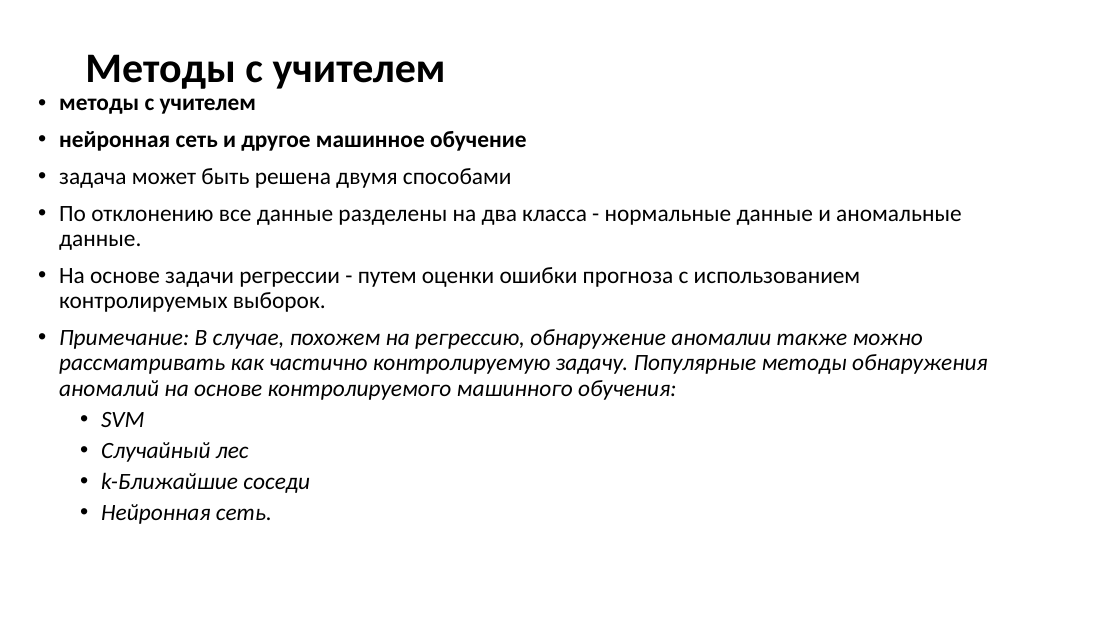
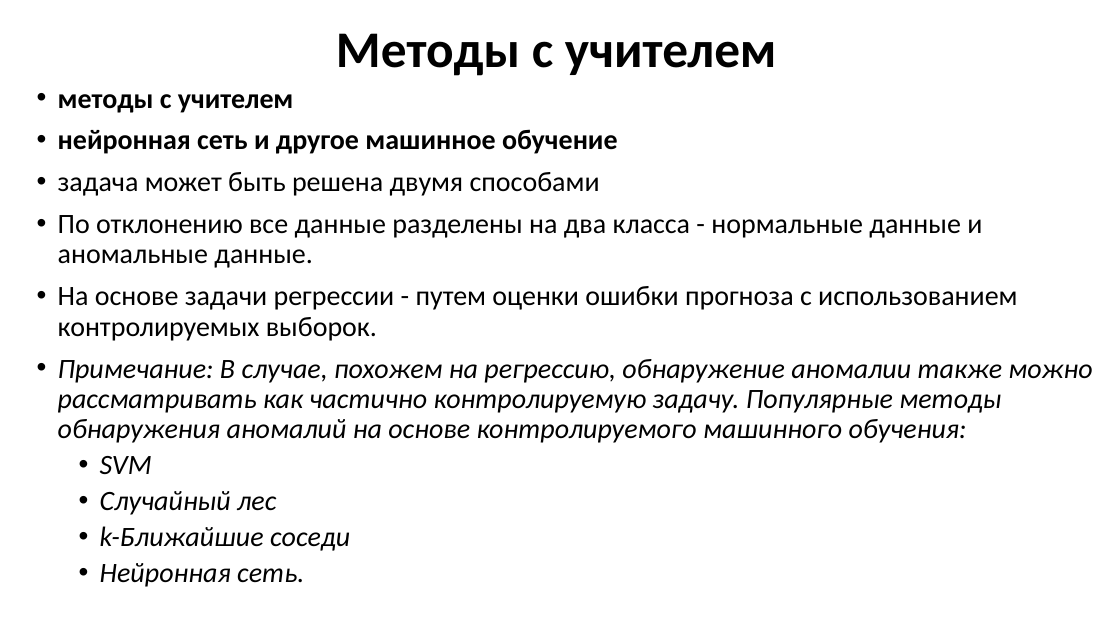
Before and after one commit to MVRonkin/TimeSeriesCourse, a slide deck: slide 27 of 2025/LEC/06-2 Обнаружение аномалий.pptx. Drawn at 1120x630 pixels with LibreOffice and Linux fonts; fonts in the diff are those of the drawing. Boxes give left, top, right and bottom in pixels: in the first picture for what was removed or moved away, otherwise in the second. Text is boxed around its words. In the diff, an @@ line names an element or a change of style, - is before the commit and + after.

```diff
--- a/2025/LEC/06-2 Обнаружение аномалий.pptx
+++ b/2025/LEC/06-2 Обнаружение аномалий.pptx
@@ title "Методы с учителем": place and size @@
-title "Методы с учителем" at box(85, 54, 446, 89)
+title "Методы с учителем" at box(336, 33, 777, 76)
@@ title "Методы с учителем" at box(336, 33, 777, 76): size 36 to 44 pt; alignment left to centre @@
@@ text "методы с учителем" at box(58, 94, 1092, 551): size 20 to 24 pt @@
```
Also in this commit, not shown: 10 other slides changed, 1 slide added, 12 other files.
